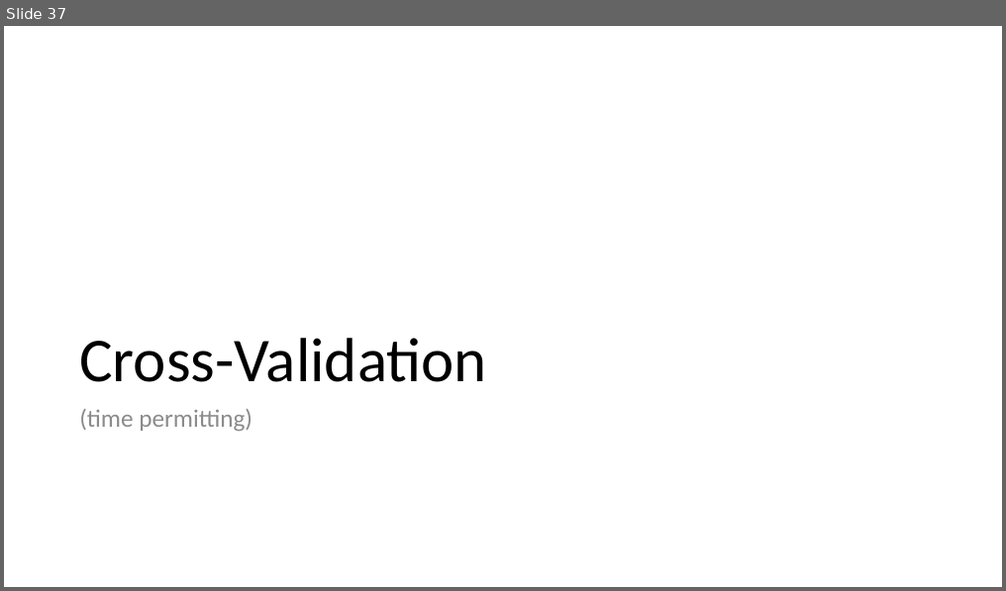
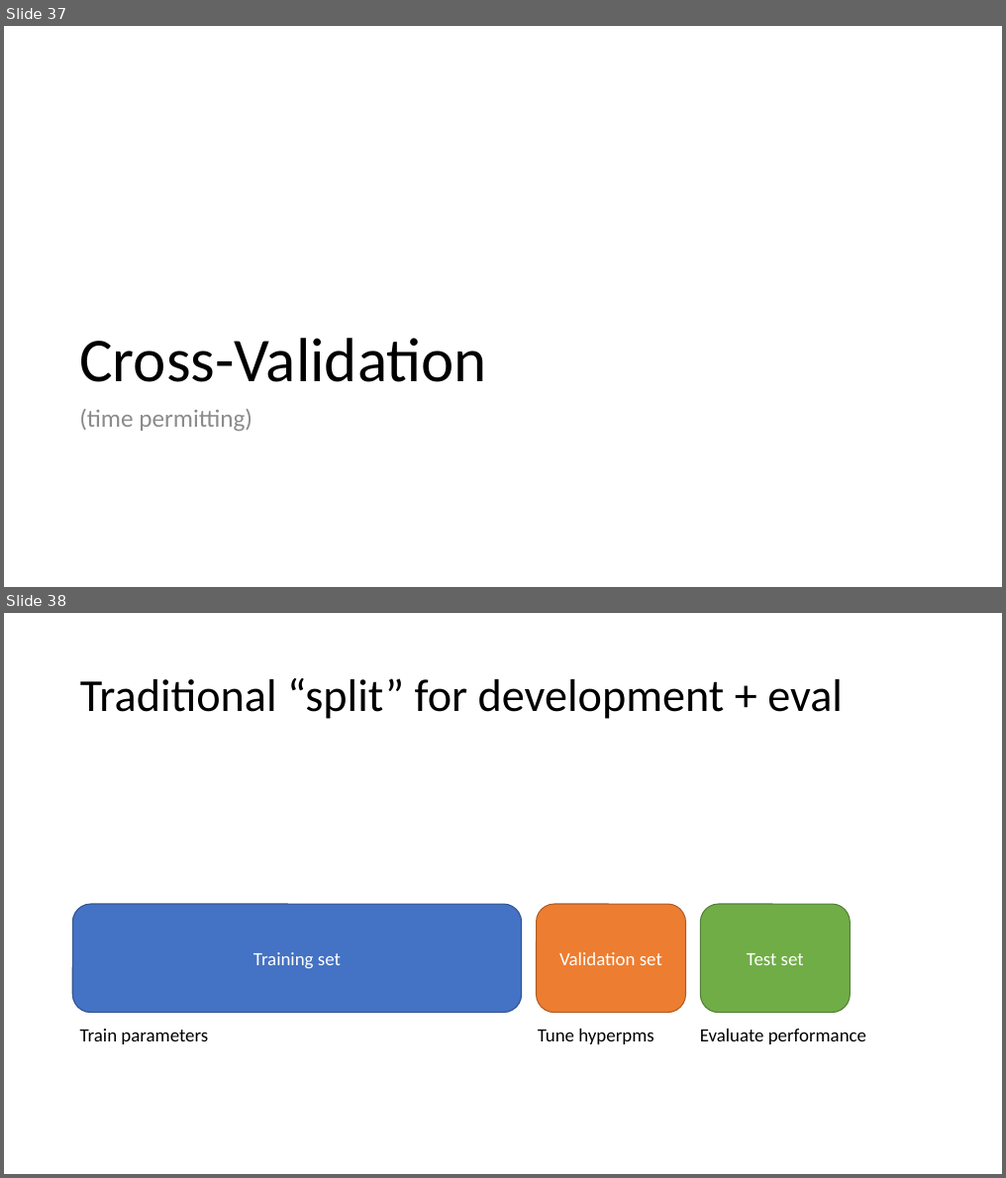
Before and after one commit to mengelhard/mmci_applied_ds, a slide deck: lectures/mitigating_overfitting.pptx. Shown one above the other, each under a label of ours: slide 37 before the commit, slides 37 and 38 after it. The pictures are 1006x591 and 1006x1178 pixels, drawn with LibreOffice and Linux fonts; fonts in the diff are those of the drawing. Boxes give left, top, right and bottom in pixels: in the first picture for what was removed or moved away, otherwise in the second. Text is boxed around its words. In the diff, an @@ line names an element or a change of style, - is before the commit and + after.

```diff
--- a/lectures/mitigating_overfitting.pptx
+++ b/lectures/mitigating_overfitting.pptx
@@ slide 38 added at (4, 613, 1002, 1174), background #FFFFFF @@
@@ title added at (80, 678, 843, 719), 44 pt, text #000000 @@
+Traditional “split” for development + eval
@@ rounded rectangle added at (73, 904, 522, 1013), fill #4472C4, outline #325491 1 pt, 18 pt, text #FFFFFF @@
+Training set
@@ rounded rectangle added at (537, 904, 686, 1013), fill #ED7D31, outline #AF5C24 1 pt, 18 pt, text #FFFFFF @@
+Validation set
@@ rounded rectangle added at (700, 904, 849, 1013), fill #70AD47, outline #538035 1 pt, 18 pt, text #FFFFFF @@
+Test set
@@ text added at (80, 1029, 866, 1045), 18 pt, text #000000 @@
+Train parameters Tune hyperpms Evaluate performance
```
Also in this commit, not shown: 2 other slides added, 1 slide removed, 1 other file.
